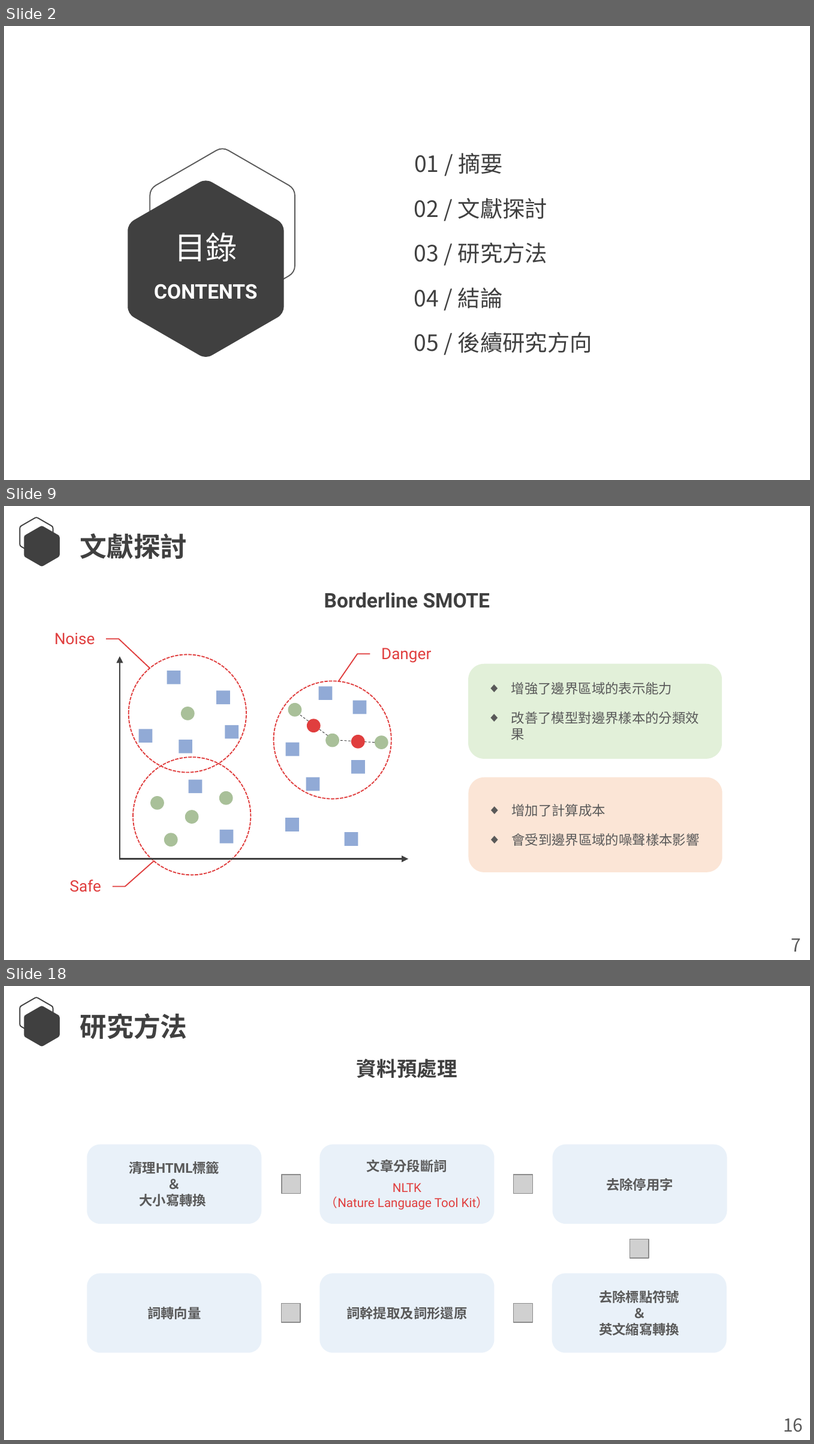
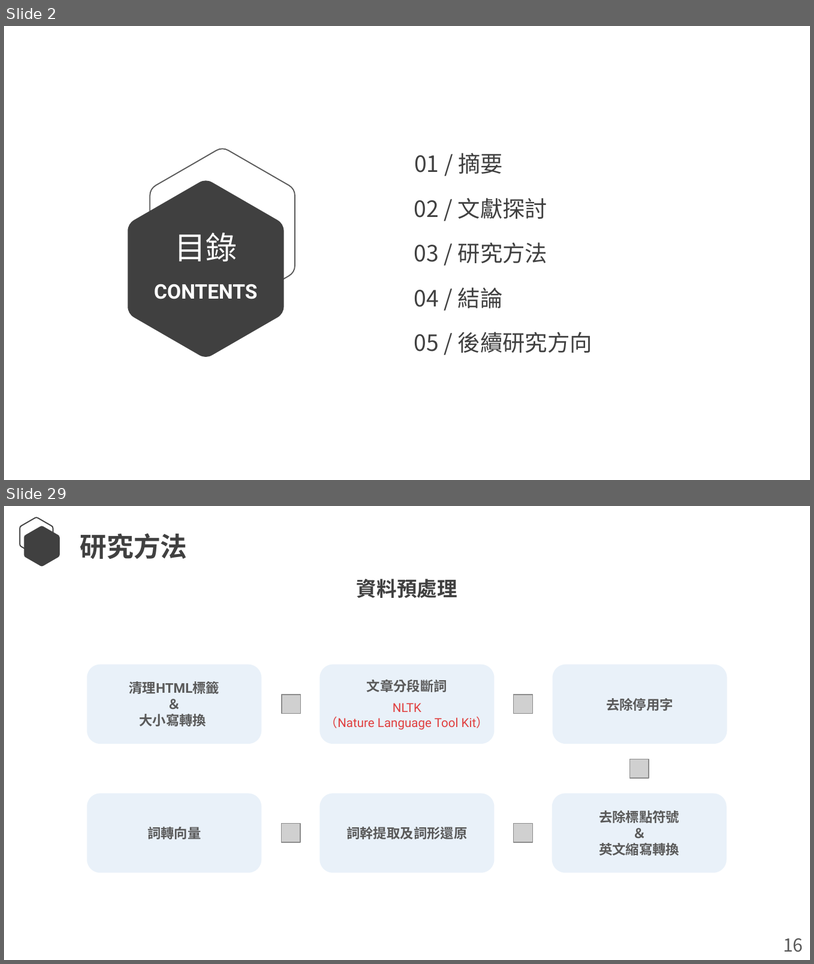
Before and after one commit to Lcwei-0708/lcwei-0708.github.io, a slide deck: data/paper/深度神經網路於中文斷詞之研究/深度神經網路於中文斷詞之研究.pptx. Shown one above the other, each under a label of ours: slides 2, 9 and 18 before the commit, slides 2 and 29 after it; the slides between them are not shown. The pictures are 814x1444 and 814x964 pixels, drawn with LibreOffice and Linux fonts; fonts in the diff are those of the drawing; grey boxes stand for pictures. Boxes give left, top, right and bottom in pixels: in the first picture for what was removed or moved away, otherwise in the second. Text is boxed around its words. In the diff, an @@ line names an element or a change of style, - is before the commit and + after.

```diff
--- a/data/paper/深度神經網路於中文斷詞之研究/深度神經網路於中文斷詞之研究.pptx
+++ b/data/paper/深度神經網路於中文斷詞之研究/深度神經網路於中文斷詞之研究.pptx
@@ slide 9 removed at [4,506,810,960], background #FFFFFF @@
@@ freeform shape removed at [20,517,53,555] @@
@@ freeform shape removed at [24,526,60,567] @@
@@ text removed at [80,533,187,559] @@
-文獻探討
@@ text removed at [324,592,490,608] @@
-Borderline SMOTE
@@ callout removed at [16,622,103,654] @@
-Noise
@@ callout removed at [374,637,461,668] @@
-Danger
@@ ellipse removed at [129,654,247,772] @@
@@ rounded rectangle removed at [468,664,723,759] @@
@@ ellipse removed at [273,681,391,799] @@
@@ text removed at [512,682,699,740] @@
-◆ 增強了邊界區域的表示能力
-◆ 改善了模型對邊界樣本的分類效果
@@ ellipse removed at [180,707,194,721] @@
@@ line removed from (327, 735) to (300, 715) @@
@@ ellipse removed at [307,719,321,733] @@
@@ ellipse removed at [326,733,339,747] @@
@@ ellipse removed at [351,735,365,749] @@
@@ ellipse removed at [133,757,251,874] @@
@@ line removed from (375, 742) to (339, 740) @@
@@ rounded rectangle removed at [468,777,723,872] @@
@@ ellipse removed at [185,810,199,824] @@
@@ text removed at [512,804,699,846] @@
-◆ 增加了計算成本
-◆ 會受到邊界區域的噪聲樣本影響
@@ group removed at [119,656,409,859]: 14 rectangles, 5 ellipses, 2 arrows @@
@@ callout removed at [23,870,110,901] @@
-Safe
@@ text removed at [791,938,801,951] @@
-7
@@ what was slide 18 is now slide 29 @@
```
Also in this commit, not shown: 2 slides changed, 24 slides added, 12 other slides removed, 1 other file.
